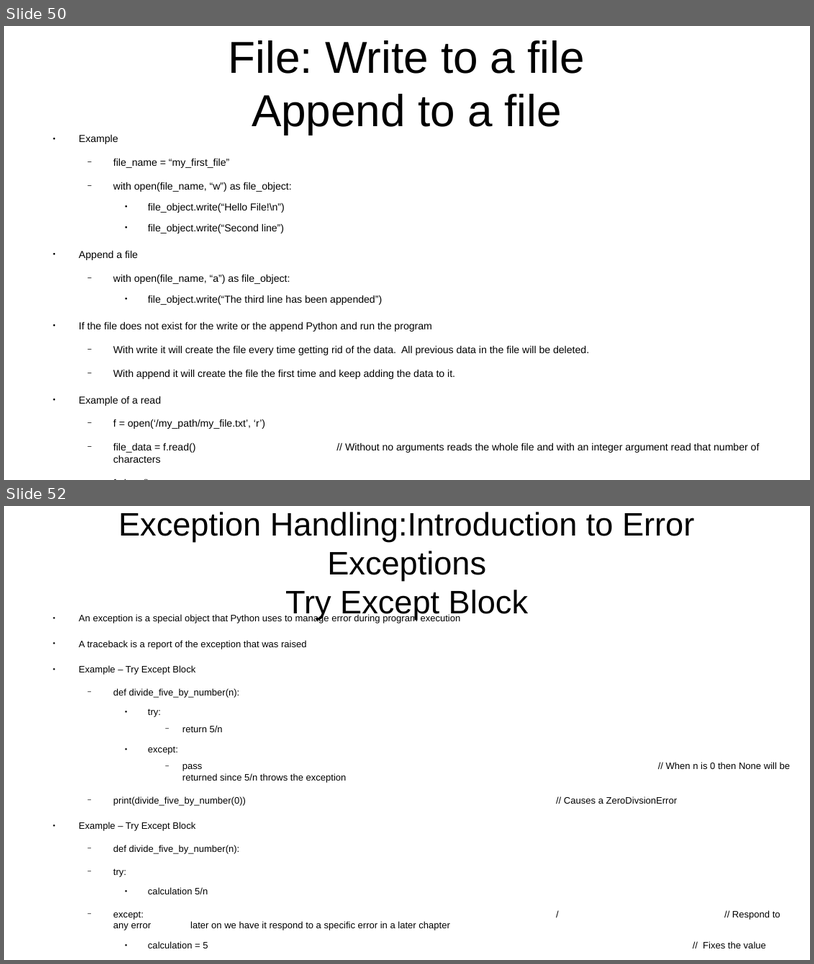
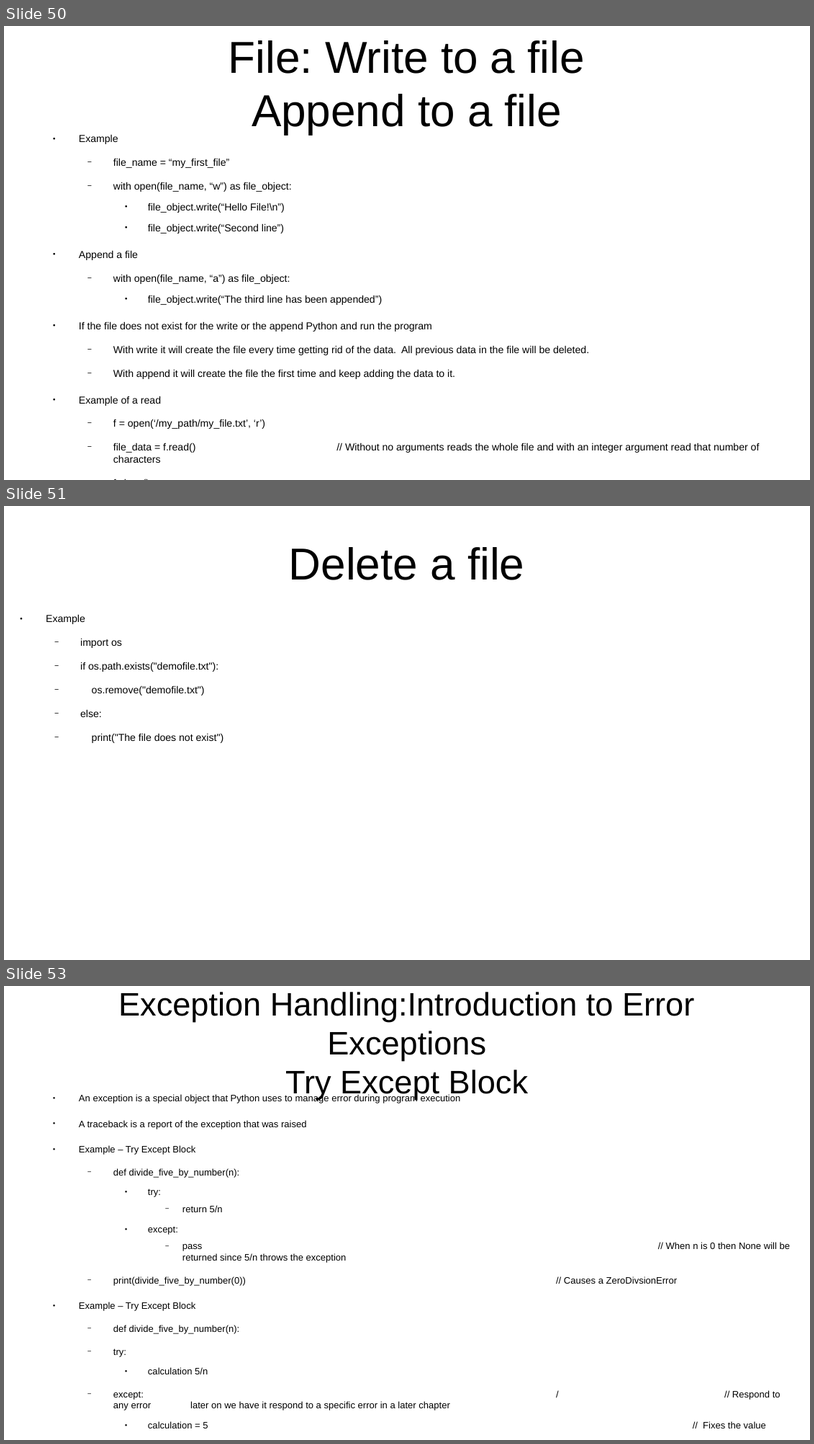
Before and after one commit to CharlesStockman/dataScience, a slide deck: python/learnToCodeWithPython/Notes/01_core.odp. Shown one above the other, each under a label of ours: slides 50 and 52 before the commit, slides 50, 51 and 53 after it; the slides between them are not shown. The pictures are 814x964 and 814x1444 pixels, drawn with LibreOffice and Linux fonts; fonts in the diff are those of the drawing. Boxes give left, top, right and bottom in pixels: in the first picture for what was removed or moved away, otherwise in the second. Text is boxed around its words. In the diff, an @@ line names an element or a change of style, - is before the commit and + after.

```diff
--- a/python/learnToCodeWithPython/Notes/01_core.odp
+++ b/python/learnToCodeWithPython/Notes/01_core.odp
@@ slide 51 added at (x1=4, y1=506, x2=810, y2=960), background #FFFFFF @@
@@ title added at (x1=289, y1=547, x2=525, y2=580), 44 pt, text #000000 @@
+Delete a file
@@ text added at (x1=46, y1=614, x2=224, y2=743), 10 pt, text #000000 @@
+● Example
+  − import os
+  − if os.path.exists("demofile.txt"):
+  − os.remove("demofile.txt")
+  − else:
+  − print("The file does not exist")
@@ what was slide 52 is now slide 53 @@
```
Also in this commit, not shown: 2 slides changed, 3 other files.
